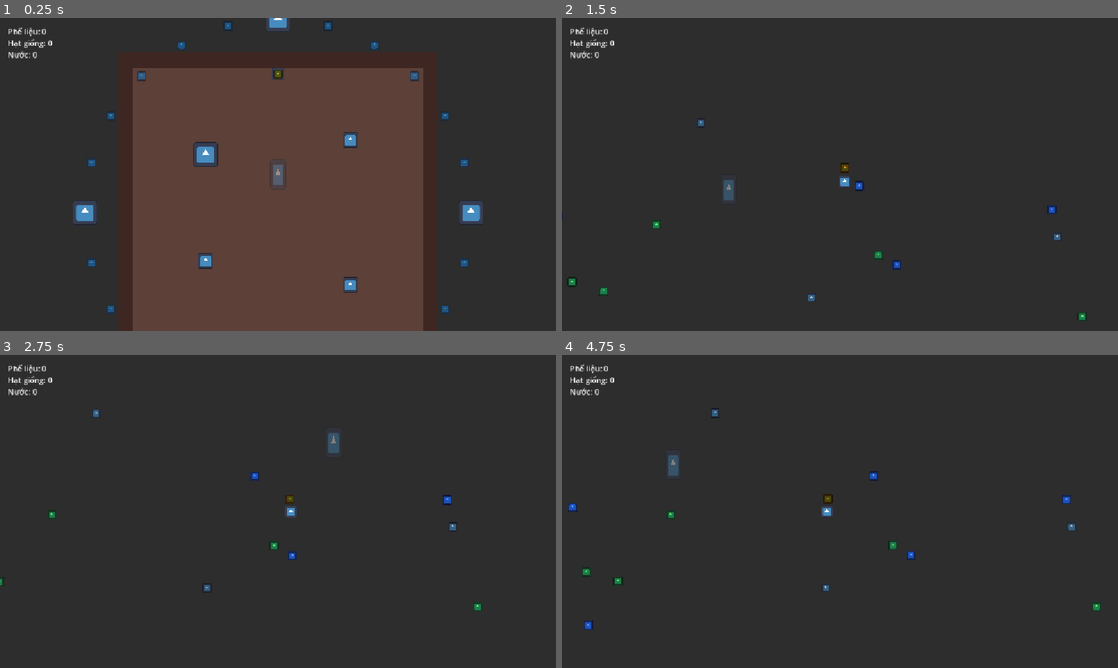
Above: before the commit, frames 1-4 (two rows, left to right).
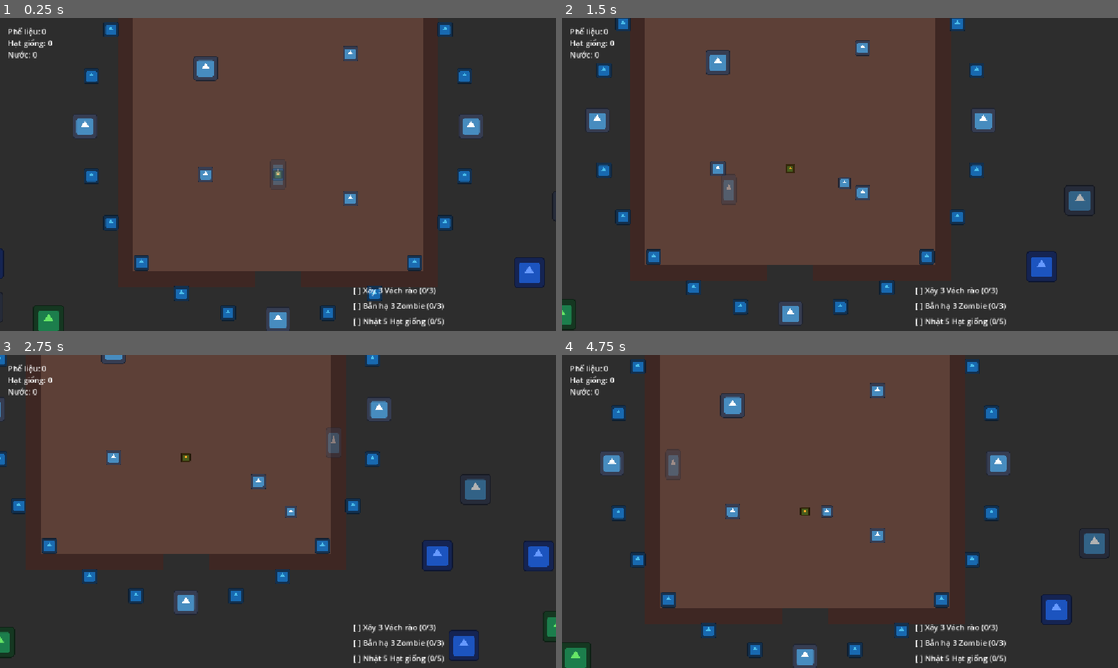
Above: after the commit, the same moments.

Repository: vuphamhocvienmatma/insomnia-dark-war
Game: Godot game, scene res://scenes/main_level.tscn
Two runs of this game, one before a commit and one after it. Both use one fixed random seed, a clock stepped at 60 frames per second and the inputs below. The engine's default icon, where the game draws it, is replaced by a stand-in: a white triangle on a blue panel in a dark square.
Inputs (mouse positions are in pixels of both pictures, inside the frame that each line leads up to):
- Up to frame 1 (0.25 s): no input
- Up to frame 2 (1.5 s): move the mouse to (962, 158) at 0.52 s; press the mouse at (962, 158) at 0.53 s; hold Right (ui_right) 0.53-1.28 s; move the mouse to (728, 190) at 1.27 s; release the mouse at (728, 190) at 1.28 s; hold Down (ui_down) from 1.28 s (still down); tap E (interact) at 1.35 s
- Up to frame 3 (2.75 s): move the mouse to (333, 442) at 2.02 s; release Down (ui_down) at 2.03 s; press the mouse at (333, 442) at 2.03 s; hold Right (ui_right) from 2.03 s (still down)
- Up to frame 4 (4.75 s): move the mouse to (812, 574) at 2.77 s; release Right (ui_right) at 2.78 s; release the mouse at (812, 574) at 2.78 s; hold Up (ui_up) 2.78-3.53 s; tap E (interact) at 2.85, 4.35 s; move the mouse to (1006, 558) at 3.52 s; press the mouse at (1006, 558) at 3.53 s; hold Left (ui_left) from 3.53 s (still down); move the mouse to (673, 464) at 4.27 s; release the mouse at (673, 464) at 4.28 s

The runs differ from the first frame. In frame 1, 23% of the frame differs, in the area x 0-98%, y 0-100%; in frame 2, 45%; in frame 3, 38%; in frame 4, 46%.

Commit message:
Fix camera bugs

Diff:
--- a/insomnia-in-the-dark-war/scenes/companion_cat.tscn
+++ b/insomnia-in-the-dark-war/scenes/companion_cat.tscn
@@ -8,6 +8,8 @@
 
 [node name="CompanionCat" type="CharacterBody2D"]
 script = ExtResource("1_cat")
+collision_layer = 0
+collision_mask = 0
 
 [node name="CollisionShape2D" type="CollisionShape2D" parent="."]
 shape = SubResource("3_circle")
--- a/insomnia-in-the-dark-war/scenes/hud.tscn
+++ b/insomnia-in-the-dark-war/scenes/hud.tscn
@@ -27,28 +27,34 @@
 visible = false
 
 [node name="Task1Label" type="Label" parent="."]
+anchor_left = 1.0
+anchor_top = 1.0
 anchor_right = 1.0
 anchor_bottom = 1.0
-offset_left = -300.0
+offset_left = -420.0
 offset_top = -96.0
-offset_right = -12.0
-offset_bottom = -68.0
+offset_right = -20.0
+offset_bottom = -64.0
 text = ""
 
 [node name="Task2Label" type="Label" parent="."]
+anchor_left = 1.0
+anchor_top = 1.0
 anchor_right = 1.0
 anchor_bottom = 1.0
-offset_left = -300.0
+offset_left = -420.0
 offset_top = -64.0
-offset_right = -12.0
-offset_bottom = -36.0
+offset_right = -20.0
+offset_bottom = -32.0
 text = ""
 
 [node name="Task3Label" type="Label" parent="."]
+anchor_left = 1.0
+anchor_top = 1.0
 anchor_right = 1.0
 anchor_bottom = 1.0
-offset_left = -300.0
+offset_left = -420.0
 offset_top = -32.0
-offset_right = -12.0
-offset_bottom = -4.0
+offset_right = -20.0
+offset_bottom = 0.0
 text = ""
--- a/insomnia-in-the-dark-war/scenes/main_level.tscn
+++ b/insomnia-in-the-dark-war/scenes/main_level.tscn
@@ -60,13 +60,13 @@
 z_index = -4
 offset_left = -332.0
 offset_top = 300.0
-offset_right = -50.0
+offset_right = -48.0
 offset_bottom = 332.0
 color = Color(0.243137, 0.152941, 0.137255, 1)
 
 [node name="WallBottomRight" type="ColorRect" parent="CabinWalls" unique_id=94628751]
 z_index = -4
-offset_left = 50.0
+offset_left = 48.0
 offset_top = 300.0
 offset_right = 332.0
 offset_bottom = 332.0
--- a/insomnia-in-the-dark-war/scripts/level_setup.gd
+++ b/insomnia-in-the-dark-war/scripts/level_setup.gd
@@ -42,8 +42,8 @@
 
 		var sprite := Sprite2D.new()
 		sprite.texture = load("res://icon.svg")
-		sprite.scale = Vector2(0.15, 0.15)
-		sprite.modulate = Color(0.3, 0.8, 1.0, 0.6)
+		sprite.scale = Vector2(0.25, 0.25)
+		sprite.modulate = Color(0.3, 0.8, 1.0, 0.9)
 		socket.add_child(sprite)
 
 func _spawn_turrets() -> void:
@@ -54,6 +54,7 @@
 		var turret := TURRET_SCENE.instantiate() as Node2D
 		turret.position = pos
 		add_child(turret)
+		_boost_sprite(turret)
 
 func _spawn_scrap_field() -> void:
 	var scrap_count: int = 40
@@ -67,6 +68,7 @@
 		scrap.position = pos
 		scrap.set("item_type", types[randi() % types.size()])
 		add_child(scrap)
+		_boost_sprite(scrap)
 
 	var relic_count: int = 3
 	var relic_types := ["buff_turret", "buff_plant", "buff_solar"]
@@ -79,6 +81,7 @@
 		relic.position = pos
 		relic.set("relic_type", relic_types[randi() % relic_types.size()])
 		add_child(relic)
+		_boost_sprite(relic)
 
 func _on_phase_changed(is_night: bool) -> void:
 	if is_night:
@@ -99,3 +102,8 @@
 		zombie.position = pos
 		add_child(zombie)
 		_spawned_zombies.append(zombie)
+
+func _boost_sprite(node: Node2D) -> void:
+	var sprite := node.get_node_or_null("Sprite2D") as Sprite2D
+	if sprite != null and sprite.scale.x < 0.2:
+		sprite.scale = Vector2(0.5, 0.5)
